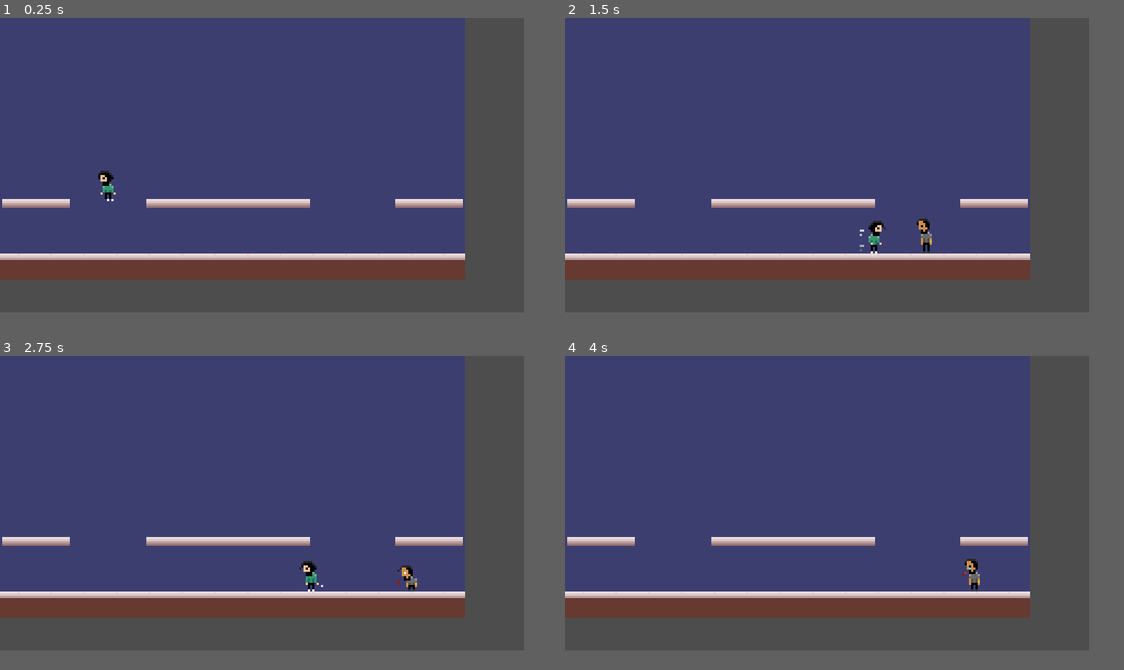
Above: before the commit, frames 1-4 (two rows, left to right).
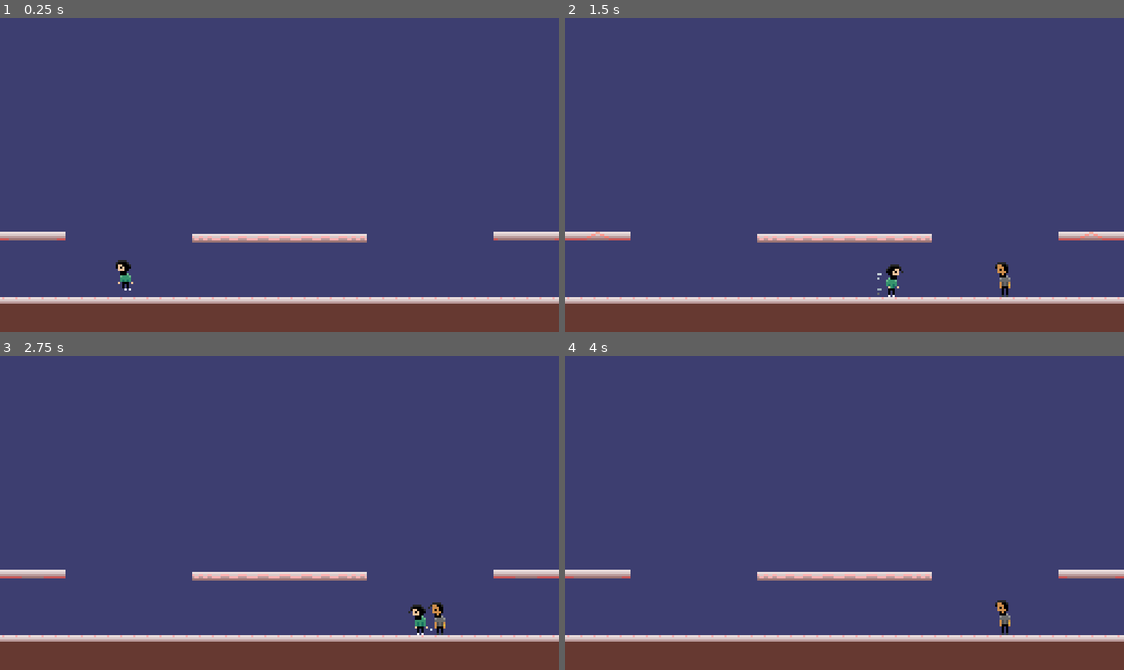
Above: after the commit, the same moments.

Repository: zequintino/showdown_in_the_sky
Game: Godot game, scene res://scenes/main.tscn
Two runs of this game, one before a commit and one after it. Both use one fixed random seed, a clock stepped at 60 frames per second and the inputs below.
Inputs:
- Up to frame 1 (0.25 s): no input
- Up to frame 2 (1.5 s): hold D (move_right_1) from 0.53 s (still down); tap F (dash_1) at 0.6 s; tap Space (jump_1) at 0.77 s; tap G (kick_1) at 1.35 s
- Up to frame 3 (2.75 s): tap Space (jump_1) at 1.52 s; release D (move_right_1) at 2.03 s; hold A (move_left_1) from 2.03 s (still down); tap Ctrl (punch_1) at 2.1 s
- Up to frame 4 (4 s): release A (move_left_1) at 2.78 s; hold D (move_right_1) from 2.78 s (still down); tap F (dash_1) at 2.85 s; tap Space (jump_1) at 3.02, 3.77 s; tap G (kick_1) at 3.6 s
The window is 720x405 before the commit and 768x432 after it. Grey fills any space a smaller window leaves; there, only what the larger window draws over its background counts as a difference.

The runs differ from the first frame. In frame 1, 34% of the frame differs, in the area x 0-100%, y 0-94%; in frame 2, 34%; in frame 3, 34%; in frame 4, 34%.

Commit message:
new res bombating

Diff:
--- a/project.godot
+++ b/project.godot
@@ -21,13 +21,14 @@
 
 [display]
 
-window/size/viewport_width=240
-window/size/viewport_height=135
+window/size/viewport_width=256
+window/size/viewport_height=144
 window/size/resizable=false
 window/size/window_width_override=1280
 window/size/window_height_override=720
 window/stretch/mode="viewport"
 window/stretch/scale_mode="integer"
+window/vsync/vsync_mode=0
 
 [editor_plugins]
 
--- a/scenes/main.tscn
+++ b/scenes/main.tscn
@@ -9,7 +9,6 @@
 script = ExtResource("1_hdn7e")
 
 [node name="Stage" parent="." instance=ExtResource("2_pjb2x")]
-position = Vector2(106, 60)
 
 [node name="Players" type="Node2D" parent="."]
 metadata/_edit_lock_ = true
@@ -23,10 +22,10 @@
 blend_mode = 2
 
 [node name="Player1Marker" type="Marker2D" parent="."]
-position = Vector2(48, 55)
+position = Vector2(56, 96)
 
 [node name="Player2Marker" type="Marker2D" parent="."]
-position = Vector2(164, 55)
+position = Vector2(200, 96)
 
 [node name="ColorRect" type="ColorRect" parent="."]
 visible = false
--- a/scenes/platform.tscn
+++ b/scenes/platform.tscn
@@ -1,7 +1,7 @@
 [gd_scene load_steps=10 format=3 uid="uid://c40k1762ncvl8"]
 
 [ext_resource type="Script" path="res://scripts/platform.gd" id="1_j2q25"]
-[ext_resource type="Texture2D" uid="uid://c5ddlrq5ps55c" path="res://assets/center plat.png" id="2_rsgig"]
+[ext_resource type="Texture2D" uid="uid://b2t2mxyd4i06v" path="res://scenes/center_plat.png" id="2_spyyi"]
 
 [sub_resource type="Curve2D" id="Curve2D_fbq2g"]
 bake_interval = 1.0
@@ -16,19 +16,19 @@
 
 [sub_resource type="GradientTexture1D" id="GradientTexture1D_qxmvs"]
 gradient = SubResource("Gradient_m5hg1")
-width = 75
+width = 80
 use_hdr = true
 
 [sub_resource type="RectangleShape2D" id="RectangleShape2D_b4hx1"]
-size = Vector2(75, 1)
+size = Vector2(80, 1)
 
 [sub_resource type="RectangleShape2D" id="RectangleShape2D_ldp7e"]
-size = Vector2(75, 4)
+size = Vector2(80, 4)
 
 [sub_resource type="PlaceholderTexture2D" id="PlaceholderTexture2D_e1oe4"]
 
 [sub_resource type="OccluderPolygon2D" id="OccluderPolygon2D_4hpef"]
-polygon = PackedVector2Array(-38, -4, -38, 0, 37, 0, 37, -4)
+polygon = PackedVector2Array(-39, -3, -39, 0.999996, 41, 0.999996, 41, -3)
 
 [node name="Platform" type="Path2D"]
 curve = SubResource("Curve2D_fbq2g")
@@ -40,50 +40,15 @@
 rotates = false
 loop = false
 
-[node name="ScoreArea" type="Area2D" parent="PathFollow"]
-position = Vector2(23, 1.00536e-06)
-rotation = 1.5708
-collision_mask = 6
-
-[node name="Control" type="Control" parent="PathFollow/ScoreArea"]
-layout_mode = 3
-anchors_preset = 0
-offset_left = -38.0
-offset_top = 23.0
-offset_right = 37.0
-offset_bottom = 24.0
-
-[node name="ProgressBar" type="TextureProgressBar" parent="PathFollow/ScoreArea/Control"]
-z_index = 1
-layout_mode = 1
-anchors_preset = -1
-anchor_left = 0.493333
-anchor_top = -23.0
-anchor_right = 0.493333
-anchor_bottom = -23.0
-offset_left = -38.0
-offset_top = 24.0
-offset_right = 37.0
-offset_bottom = 25.0
-max_value = 1380.0
-fill_mode = 6
-texture_progress = SubResource("GradientTexture1D_qxmvs")
-tint_progress = Color(0, 0.439216, 0.831373, 0.529412)
-metadata/_edit_use_anchors_ = true
-
-[node name="ScoreAreaCollision" type="CollisionShape2D" parent="PathFollow/ScoreArea"]
-position = Vector2(-1.4999, 23.5)
-shape = SubResource("RectangleShape2D_b4hx1")
-
 [node name="PlatformSprite" type="Sprite2D" parent="PathFollow"]
 texture_filter = 1
 position = Vector2(23, 1.00536e-06)
 rotation = 1.5708
-texture = ExtResource("2_rsgig")
+texture = ExtResource("2_spyyi")
 metadata/_aseprite_wizard_config_ = {
 "i_mode": 1,
 "keep_anim_length": false,
-"layer": "center plat",
+"layer": "center_plat",
 "o_ex_p": "",
 "o_folder": "",
 "o_name": "",
@@ -96,6 +61,43 @@
 "layer_section": true
 }
 
+[node name="ScoreArea" type="Area2D" parent="PathFollow"]
+position = Vector2(23, 1.00536e-06)
+rotation = 1.5708
+collision_mask = 6
+
+[node name="Control" type="Control" parent="PathFollow/ScoreArea"]
+layout_mode = 3
+anchors_preset = 0
+offset_left = -40.0
+offset_top = 23.0
+offset_right = 40.0
+offset_bottom = 29.0
+
+[node name="ProgressBar" type="TextureProgressBar" parent="PathFollow/ScoreArea/Control"]
+z_index = 1
+layout_mode = 1
+anchors_preset = -1
+anchor_top = 0.416667
+anchor_right = 1.0
+anchor_bottom = 0.416667
+offset_top = -0.5
+offset_bottom = 0.5
+grow_horizontal = 2
+grow_vertical = 0
+min_value = 1.0
+max_value = 1500.0
+value = 1.0
+rounded = true
+fill_mode = 6
+texture_progress = SubResource("GradientTexture1D_qxmvs")
+tint_progress = Color(0, 0.439216, 0.831373, 0.529412)
+metadata/_edit_use_anchors_ = true
+
+[node name="ScoreAreaCollision" type="CollisionShape2D" parent="PathFollow/ScoreArea"]
+position = Vector2(8.28505e-05, 24.5)
+shape = SubResource("RectangleShape2D_b4hx1")
+
 [node name="PlatformStaticBody" type="AnimatableBody2D" parent="PathFollow"]
 texture_filter = 1
 position = Vector2(23, 1.00536e-06)
@@ -106,15 +108,15 @@
 
 [node name="PlatformCollision" type="CollisionShape2D" parent="PathFollow/PlatformStaticBody"]
 texture_filter = 3
-position = Vector2(-1.49992, 26)
+position = Vector2(8.17776e-05, 27)
 shape = SubResource("RectangleShape2D_ldp7e")
 one_way_collision = true
 
 [node name="PointLight" type="PointLight2D" parent="PathFollow"]
-position = Vector2(13.4832, -1.5)
+position = Vector2(20.6688, 0.119848)
 rotation = 1.5708
-scale = Vector2(1.05402, 2.5246)
-color = Color(0.321569, 0.0901961, 0.4, 0.509804)
+scale = Vector2(1.11111, 2.5246)
+color = Color(0.321569, 0.0901961, 0.4, 0.392157)
 energy = 0.0
 shadow_enabled = true
 shadow_filter_smooth = 64.0
--- a/scenes/stage.tscn
+++ b/scenes/stage.tscn
@@ -1,19 +1,161 @@
-[gd_scene load_steps=11 format=3 uid="uid://b57qrjbbpo6rk"]
+[gd_scene load_steps=31 format=3 uid="uid://b57qrjbbpo6rk"]
 
 [ext_resource type="PackedScene" uid="uid://c40k1762ncvl8" path="res://scenes/platform.tscn" id="1_2shnp"]
 [ext_resource type="Script" path="res://scripts/stage.gd" id="1_hc3pc"]
+[ext_resource type="Texture2D" uid="uid://c60lpxb3ergh2" path="res://scenes/side_plat.png" id="3_smwrb"]
 [ext_resource type="Texture2D" uid="uid://dyogoahpri788" path="res://scenes/background.png" id="4_1wfbr"]
 [ext_resource type="Texture2D" uid="uid://k2sb420ccspw" path="res://assets/timer.png" id="4_ikmgt"]
-[ext_resource type="Texture2D" uid="uid://bc1huyf4utfg8" path="res://assets/side_plat.png" id="4_q8mer"]
+
+[sub_resource type="AtlasTexture" id="AtlasTexture_w72r6"]
+atlas = ExtResource("3_smwrb")
+region = Rect2(0, 0, 256, 144)
+
+[sub_resource type="AtlasTexture" id="AtlasTexture_1rk4g"]
+atlas = ExtResource("3_smwrb")
+region = Rect2(256, 0, 256, 144)
+
+[sub_resource type="AtlasTexture" id="AtlasTexture_l2ut0"]
+atlas = ExtResource("3_smwrb")
+region = Rect2(512, 0, 256, 144)
+
+[sub_resource type="AtlasTexture" id="AtlasTexture_jkl4n"]
+atlas = ExtResource("3_smwrb")
+region = Rect2(0, 144, 256, 144)
+
+[sub_resource type="AtlasTexture" id="AtlasTexture_q1yeo"]
+atlas = ExtResource("3_smwrb")
+region = Rect2(256, 144, 256, 144)
+
+[sub_resource type="AtlasTexture" id="AtlasTexture_vfksw"]
+atlas = ExtResource("3_smwrb")
+region = Rect2(512, 144, 256, 144)
+
+[sub_resource type="AtlasTexture" id="AtlasTexture_vartr"]
+atlas = ExtResource("3_smwrb")
+region = Rect2(0, 288, 256, 144)
+
+[sub_resource type="AtlasTexture" id="AtlasTexture_jni2j"]
+atlas = ExtResource("3_smwrb")
+region = Rect2(256, 288, 256, 144)
+
+[sub_resource type="AtlasTexture" id="AtlasTexture_i6o5m"]
+atlas = ExtResource("3_smwrb")
+region = Rect2(512, 288, 256, 144)
+
+[sub_resource type="SpriteFrames" id="SpriteFrames_0oaa1"]
+animations = [{
+"frames": [{
+"duration": 1.0,
+"texture": SubResource("AtlasTexture_w72r6")
+}, {
+"duration": 1.0,
+"texture": SubResource("AtlasTexture_1rk4g")
+}, {
+"duration": 1.0,
+"texture": SubResource("AtlasTexture_l2ut0")
+}, {
+"duration": 1.0,
+"texture": SubResource("AtlasTexture_jkl4n")
+}, {
+"duration": 1.0,
+"texture": SubResource("AtlasTexture_q1yeo")
+}, {
+"duration": 1.0,
+"texture": SubResource("AtlasTexture_vfksw")
+}, {
+"duration": 1.0,
+"texture": SubResource("AtlasTexture_vartr")
+}, {
+"duration": 1.0,
+"texture": SubResource("AtlasTexture_jni2j")
+}, {
+"duration": 1.0,
+"texture": SubResource("AtlasTexture_i6o5m")
+}],
+"loop": true,
+"name": &"default",
+"speed": 5.0
+}]
+
+[sub_resource type="AtlasTexture" id="AtlasTexture_lcmsj"]
+atlas = ExtResource("3_smwrb")
+region = Rect2(0, 0, 256, 144)
+
+[sub_resource type="AtlasTexture" id="AtlasTexture_m7lnm"]
+atlas = ExtResource("3_smwrb")
+region = Rect2(256, 0, 256, 144)
+
+[sub_resource type="AtlasTexture" id="AtlasTexture_felry"]
+atlas = ExtResource("3_smwrb")
+region = Rect2(512, 0, 256, 144)
+
+[sub_resource type="AtlasTexture" id="AtlasTexture_q62t0"]
+atlas = ExtResource("3_smwrb")
+region = Rect2(0, 144, 256, 144)
+
+[sub_resource type="AtlasTexture" id="AtlasTexture_w3hid"]
+atlas = ExtResource("3_smwrb")
+region = Rect2(256, 144, 256, 144)
+
+[sub_resource type="AtlasTexture" id="AtlasTexture_57dso"]
+atlas = ExtResource("3_smwrb")
+region = Rect2(512, 144, 256, 144)
+
+[sub_resource type="AtlasTexture" id="AtlasTexture_6sfw1"]
+atlas = ExtResource("3_smwrb")
+region = Rect2(0, 288, 256, 144)
+
+[sub_resource type="AtlasTexture" id="AtlasTexture_v62mj"]
+atlas = ExtResource("3_smwrb")
+region = Rect2(256, 288, 256, 144)
+
+[sub_resource type="AtlasTexture" id="AtlasTexture_2g1ce"]
+atlas = ExtResource("3_smwrb")
+region = Rect2(512, 288, 256, 144)
+
+[sub_resource type="SpriteFrames" id="SpriteFrames_tqbgj"]
+animations = [{
+"frames": [{
+"duration": 1.0,
+"texture": SubResource("AtlasTexture_lcmsj")
+}, {
+"duration": 1.0,
+"texture": SubResource("AtlasTexture_m7lnm")
+}, {
+"duration": 1.0,
+"texture": SubResource("AtlasTexture_felry")
+}, {
+"duration": 1.0,
+"texture": SubResource("AtlasTexture_q62t0")
+}, {
+"duration": 1.0,
+"texture": SubResource("AtlasTexture_w3hid")
+}, {
+"duration": 1.0,
+"texture": SubResource("AtlasTexture_57dso")
+}, {
+"duration": 1.0,
+"texture": SubResource("AtlasTexture_6sfw1")
+}, {
+"duration": 1.0,
+"texture": SubResource("AtlasTexture_v62mj")
+}, {
+"duration": 1.0,
+"texture": SubResource("AtlasTexture_2g1ce")
+}],
+"loop": true,
+"name": &"default",
+"speed": 5.0
+}]
 
 [sub_resource type="RectangleShape2D" id="RectangleShape2D_o01b5"]
-size = Vector2(213, 12)
+size = Vector2(256, 16)
 
 [sub_resource type="RectangleShape2D" id="RectangleShape2D_hlyui"]
-size = Vector2(31, 4)
+size = Vector2(30, 4)
 
 [sub_resource type="RectangleShape2D" id="RectangleShape2D_nnykr"]
-size = Vector2(31, 4)
+size = Vector2(30.5, 4)
 
 [sub_resource type="Animation" id="Animation_2qixo"]
 length = 3.0
@@ -53,56 +195,55 @@
 script = ExtResource("1_hc3pc")
 
 [node name="Platform" parent="." instance=ExtResource("1_2shnp")]
-position = Vector2(0, -1)
+position = Vector2(128, 74)
 
 [node name="Sprites" type="Node2D" parent="."]
 
-[node name="StepLeftSprite" type="Sprite2D" parent="Sprites"]
-texture_filter = 1
-position = Vector2(-195, -48)
-texture = ExtResource("4_q8mer")
+[node name="StepLeftSprite" type="AnimatedSprite2D" parent="Sprites"]
+texture_filter = 1
+position = Vector2(-113, 14)
+sprite_frames = SubResource("SpriteFrames_0oaa1")
+autoplay = "default"
+frame_progress = 0.802745
 centered = false
 metadata/_aseprite_wizard_config_ = {
-"i_mode": 1,
-"keep_anim_length": false,
 "layer": "side_plat",
 "o_ex_p": "",
 "o_folder": "",
 "o_name": "",
 "only_visible": false,
-"player": "",
 "slice": "",
 "source": "res://aseprite/background.aseprite"
 }
 metadata/_aseprite_wizard_interface_config_ = {
-"layer_section": true
-}
-
-[node name="StepRightSprite" type="Sprite2D" parent="Sprites"]
-texture_filter = 1
-position = Vector2(-15, -48)
-texture = ExtResource("4_q8mer")
+"layer_section": true,
+"slice_section": false
+}
+
+[node name="StepRightSprite" type="AnimatedSprite2D" parent="Sprites"]
+texture_filter = 1
+position = Vector2(113, 14)
+sprite_frames = SubResource("SpriteFrames_tqbgj")
+autoplay = "default"
+frame_progress = 0.703464
 centered = false
 metadata/_aseprite_wizard_config_ = {
-"i_mode": 1,
-"keep_anim_length": false,
 "layer": "side_plat",
 "o_ex_p": "",
 "o_folder": "",
 "o_name": "",
 "only_visible": false,
-"player": "",
 "slice": "",
 "source": "res://aseprite/background.aseprite"
 }
 metadata/_aseprite_wizard_interface_config_ = {
-"layer_section": true
+"layer_section": true,
+"slice_section": false
 }
 
 [node name="BackgroundSprite" type="Sprite2D" parent="Sprites"]
 z_index = -1
 texture_filter = 1
-position = Vector2(-106, -60)
 texture = ExtResource("4_1wfbr")
 centered = false
 metadata/_aseprite_wizard_config_ = {
@@ -118,21 +259,22 @@
 "source": "res://aseprite/background.aseprite"
 }
 metadata/_aseprite_wizard_interface_config_ = {
-"layer_section": true
+"layer_section": true,
+"slice_section": false
 }
 
 [node name="MainFloorCollision" type="CollisionShape2D" parent="."]
-position = Vector2(0.5, 54)
+position = Vector2(128, 136)
 shape = SubResource("RectangleShape2D_o01b5")
 
 [node name="StepLeftCollision" type="CollisionShape2D" parent="."]
-position = Vector2(-89.5, 25)
+position = Vector2(15, 100)
 shape = SubResource("RectangleShape2D_hlyui")
 one_way_collision = true
 
 [node name="StepRightCollision" type="CollisionShape2D" parent="."]
 texture_filter = 1
-position = Vector2(90.5, 25)
+position = Vector2(240.75, 100)
 shape = SubResource("RectangleShape2D_nnykr")
 one_way_collision = true
 
@@ -158,7 +300,8 @@
 "source": "res://aseprite/ui.aseprite"
 }
 metadata/_aseprite_wizard_interface_config_ = {
-"layer_section": true
+"layer_section": true,
+"slice_section": false
 }
 
 [node name="AnimationPlayer" type="AnimationPlayer" parent="CanvasLayer/TimerSprite"]
--- a/scenes/ze.tscn
+++ b/scenes/ze.tscn
@@ -270,12 +270,12 @@
 [node name="StateLabel" type="Label" parent="."]
 visible = false
 texture_filter = 1
-texture_repeat = 1
 offset_left = -5.0
 offset_top = -17.0
 offset_right = 82.0
 offset_bottom = 6.0
 scale = Vector2(0.3, 0.3)
+visible_characters_behavior = 1
 
 [node name="PunchArea" type="Area2D" parent="."]
 collision_layer = 0
--- a/scripts/player.gd
+++ b/scripts/player.gd
@@ -9,7 +9,7 @@
 ## Character movement speed. Default: 95.0
 @export_range(0.0, 100.0) var speed = 55.0
 ## Character jump speed. Default: -230.0
-@export_range(-500.0, 0.0) var jump_speed = -130.0
+@export_range(-500.0, 0.0) var jump_speed = -145.0
 ## Applied gravity. Default: 1000.0
 @export_range(0.0, 5000.0) var gravity_value = 700.0
 ## Bounce force after landing a punch. Default: 40.0
Binary file changed: aseprite/background.aseprite
Binary file changed: scenes/background.png
Not shown, added: scenes/center plat.png.import
Binary file added: scenes/center_plat.png
Not shown, added: scenes/center_plat.png.import
Binary file added: scenes/side_plat.png
Not shown, added: scenes/side_plat.png.import
